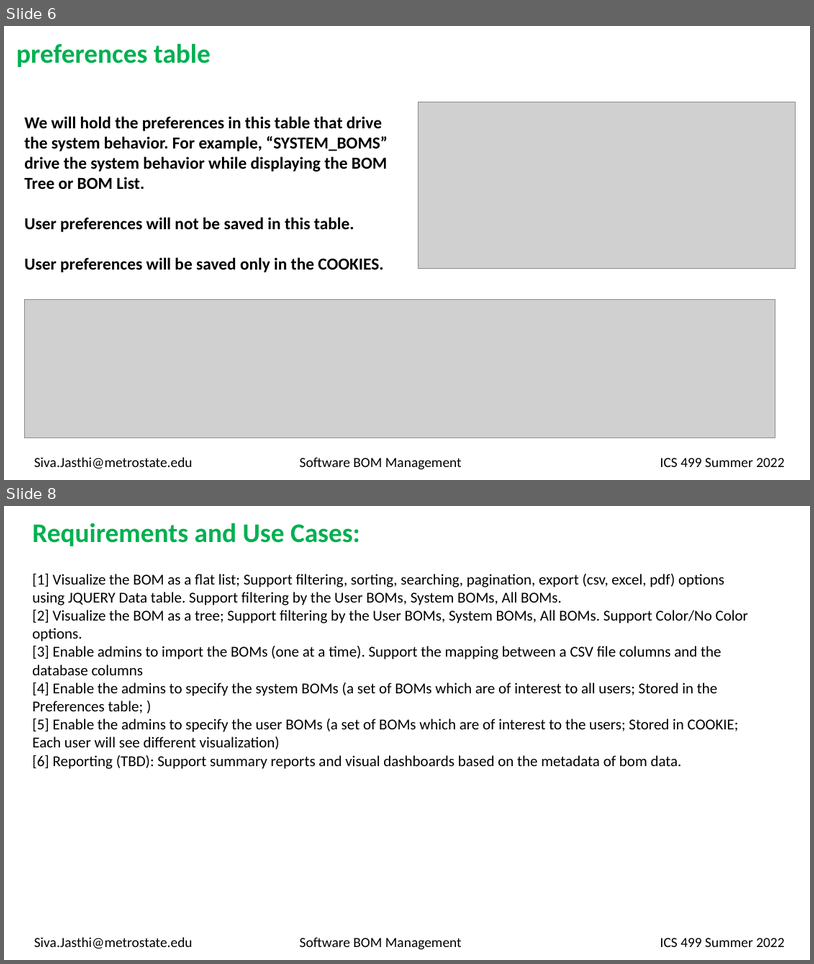
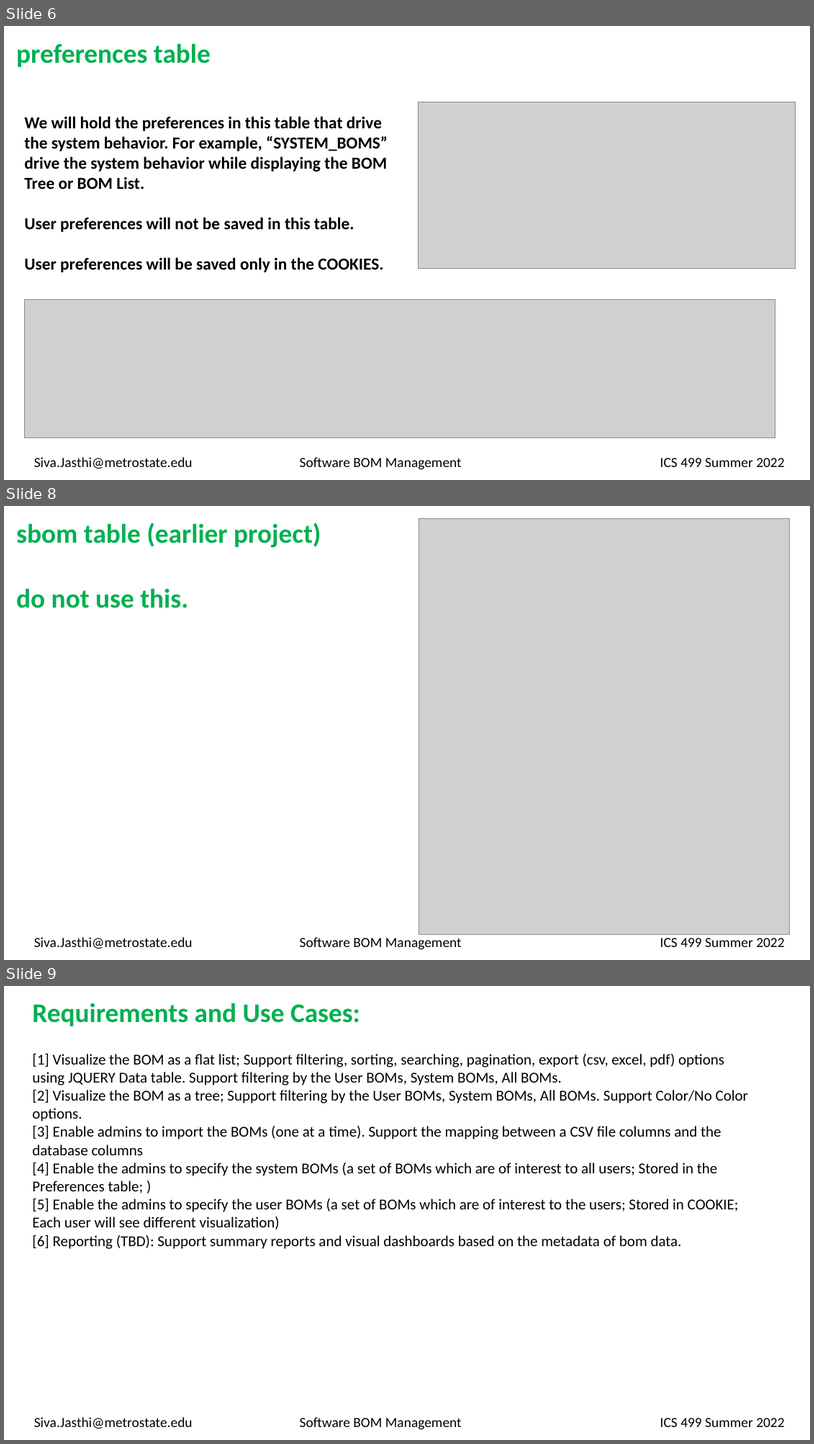
Before and after one commit to sjasthi/sbom2, a slide deck: docs/Software BOM_V.2.pptx. Shown one above the other, each under a label of ours: slides 6 and 8 before the commit, slides 6, 8 and 9 after it; the slides between them are not shown. The pictures are 814x964 and 814x1444 pixels, drawn with LibreOffice and Linux fonts; fonts in the diff are those of the drawing; grey boxes stand for pictures. Boxes give left, top, right and bottom in pixels: in the first picture for what was removed or moved away, otherwise in the second. Text is boxed around its words. In the diff, an @@ line names an element or a change of style, - is before the commit and + after.

Commit message:
adding new table
and minor updates to the wish_list

```diff
--- a/docs/Software BOM_V.2.pptx
+++ b/docs/Software BOM_V.2.pptx
@@ slide 8 added at bbox=[4, 506, 810, 960], background #FFFFFF @@
@@ text added at bbox=[16, 523, 321, 608], 32 pt, text #00B050, bold @@
+sbom table (earlier project)
+do not use this.
@@ picture added at bbox=[419, 519, 790, 934] @@
@@ text added at bbox=[34, 937, 784, 950], 16.6 pt, text #000000 @@
+Siva.Jasthi@metrostate.edu Software BOM Management ICS 499 Summer 2022
@@ what was slide 8 is now slide 9 @@
```
Also in this commit, not shown: 2 slides changed, 3 other files.
